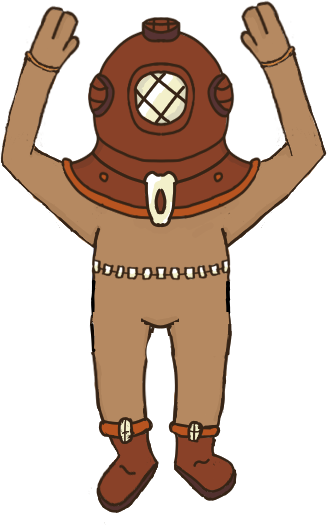
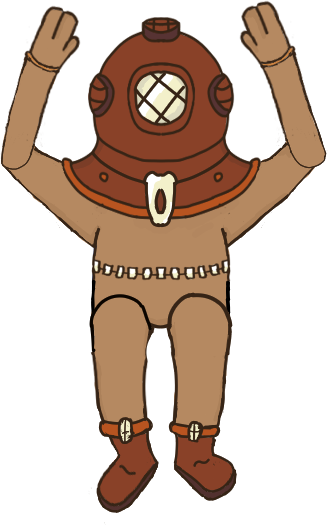
Layered file, before and after one edit (328x525). Changes by layer:
painted on "LeftHand" over [left=1, top=145, right=41, bottom=170]
painted on "RightHand" over [left=290, top=141, right=327, bottom=169]
painted on "LeftLeg" over [left=89, top=294, right=152, bottom=330]
painted on "RightLeg" over [left=167, top=292, right=233, bottom=327]
painted on "Body" over [left=3, top=141, right=323, bottom=341]
